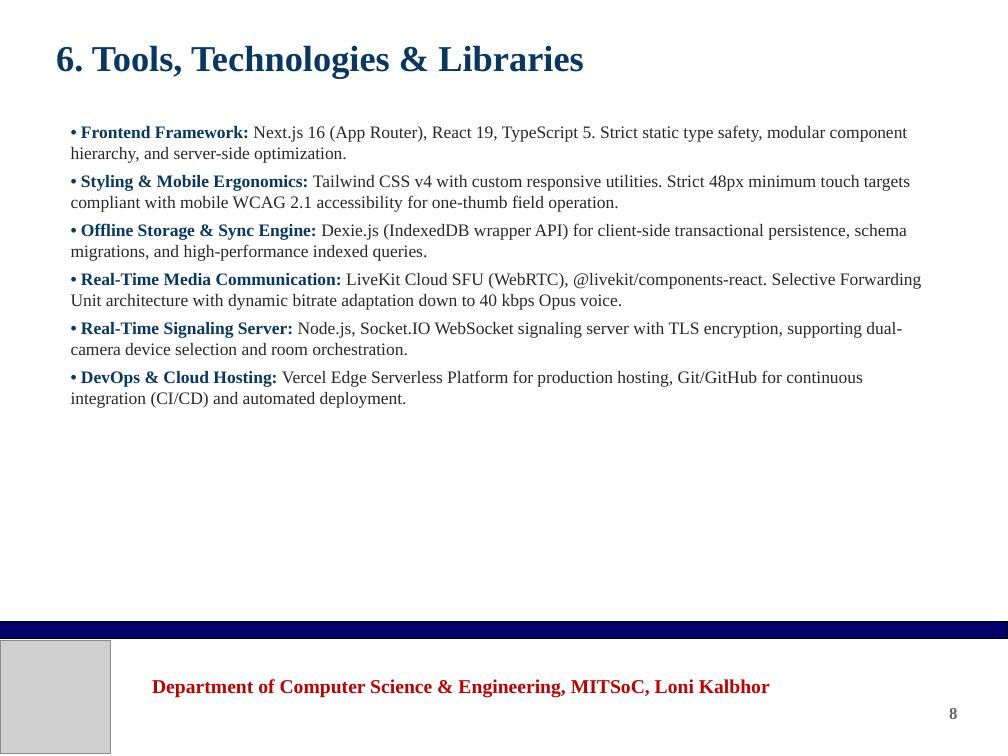
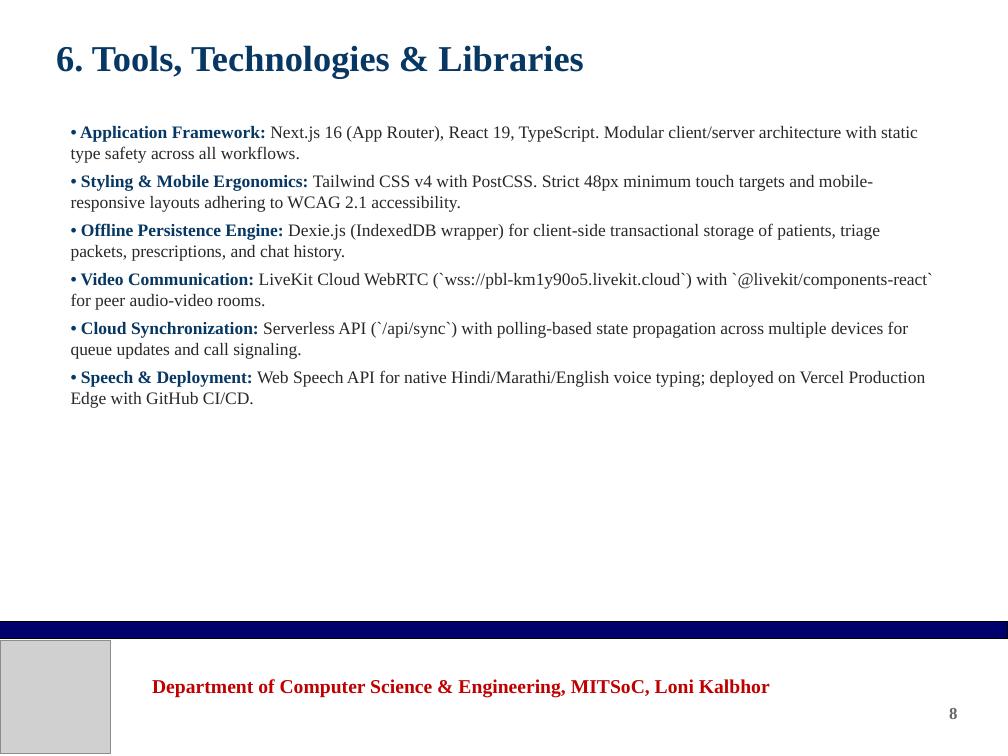
Before and after one commit to prodsumo-sumedh/Null_Pointers, a slide deck: slide 8 of AarogyaSangam_Project_Presentation.pptx. Drawn at 1008x756 pixels with LibreOffice and Linux fonts; fonts in the diff are those of the drawing; grey boxes stand for pictures; background and template pictures are left out. Boxes give left, top, right and bottom in pixels: in the first picture for what was removed or moved away, otherwise in the second. Text is boxed around its words. In the diff, an @@ line names an element or a change of style, - is before the commit and + after.

Commit message:
Update presentation and project report with code-verified scope and realistic problem statement

```diff
--- a/AarogyaSangam_Project_Presentation.pptx
+++ b/AarogyaSangam_Project_Presentation.pptx
@@ text at bbox=[71, 126, 933, 408]: text changed @@
-• Frontend Framework: Next.js 16 (App Router), React 19, TypeScript 5. Strict static type safety, modular component hierarchy, and server-side optimization.
-• Styling & Mobile Ergonomics: Tailwind CSS v4 with custom responsive utilities. Strict 48px minimum touch targets compliant with mobile WCAG 2.1 accessibility for one-thumb field operation.
-• Offline Storage & Sync Engine: Dexie.js (IndexedDB wrapper API) for client-side transactional persistence, schema migrations, and high-performance indexed queries.
-• Real-Time Media Communication: LiveKit Cloud SFU (WebRTC), @livekit/components-react. Selective Forwarding Unit architecture with dynamic bitrate adaptation down to 40 kbps Opus voice.
-• Real-Time Signaling Server: Node.js, Socket.IO WebSocket signaling server with TLS encryption, supporting dual-camera device selection and room orchestration.
-• DevOps & Cloud Hosting: Vercel Edge Serverless Platform for production hosting, Git/GitHub for continuous integration (CI/CD) and automated deployment.
+• Application Framework: Next.js 16 (App Router), React 19, TypeScript. Modular client/server architecture with static type safety across all workflows.
+• Styling & Mobile Ergonomics: Tailwind CSS v4 with PostCSS. Strict 48px minimum touch targets and mobile-responsive layouts adhering to WCAG 2.1 accessibility.
+• Offline Persistence Engine: Dexie.js (IndexedDB wrapper) for client-side transactional storage of patients, triage packets, prescriptions, and chat history.
+• Video Communication: LiveKit Cloud WebRTC (`wss://pbl-km1y90o5.livekit.cloud`) with `@livekit/components-react` for peer audio-video rooms.
+• Cloud Synchronization: Serverless API (`/api/sync`) with polling-based state propagation across multiple devices for queue updates and call signaling.
+• Speech & Deployment: Web Speech API for native Hindi/Marathi/English voice typing; deployed on Vercel Production Edge with GitHub CI/CD.
```
Also in this commit, not shown: 10 other slides changed, 3 other files.
